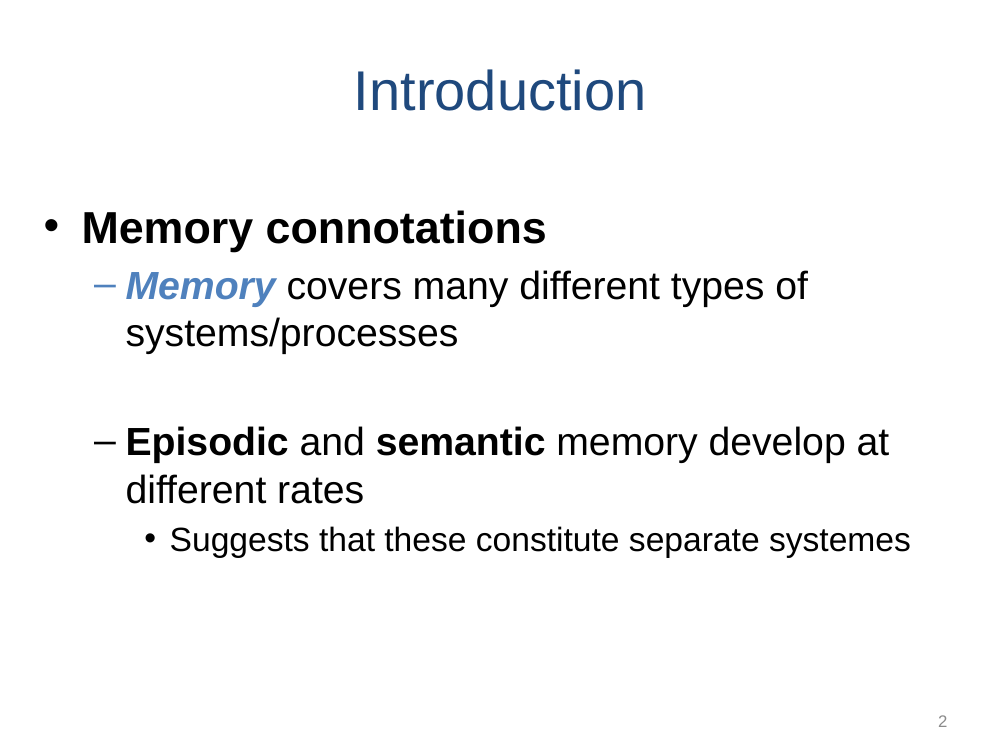
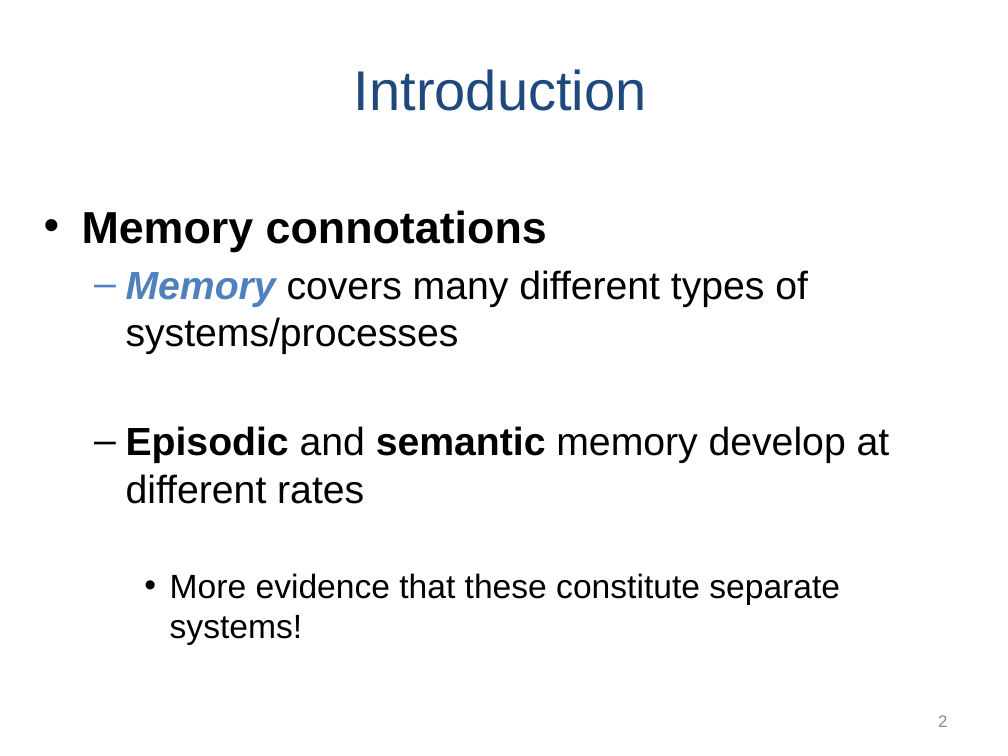
Before and after one commit to npm27/Teaching-Materials, a slide deck: slide 2 of Memory/Slides/Chapter 9.PPTX. Drawn at 1008x756 pixels with LibreOffice and Linux fonts; fonts in the diff are those of the drawing. Boxes give left, top, right and bottom in pixels: in the first picture for what was removed or moved away, otherwise in the second. Text is boxed around its words. In the diff, an @@ line names an element or a change of style, - is before the commit and + after.

```diff
--- a/Memory/Slides/Chapter 9.PPTX
+++ b/Memory/Slides/Chapter 9.PPTX
@@ text at [170,573,840,645]: text changed @@
-    • Suggests that these constitute separate systemes
+    • More evidence that these constitute separate systems!
```
Also in this commit, not shown: 7 other slides changed, 2 slides added.
